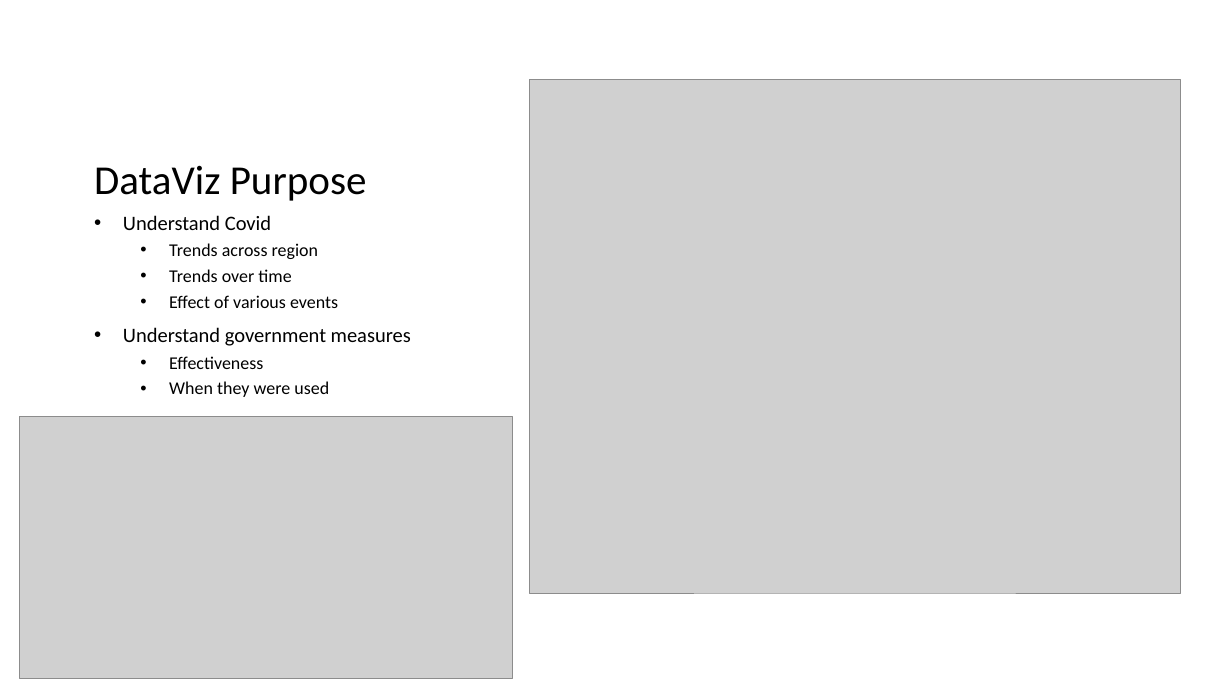
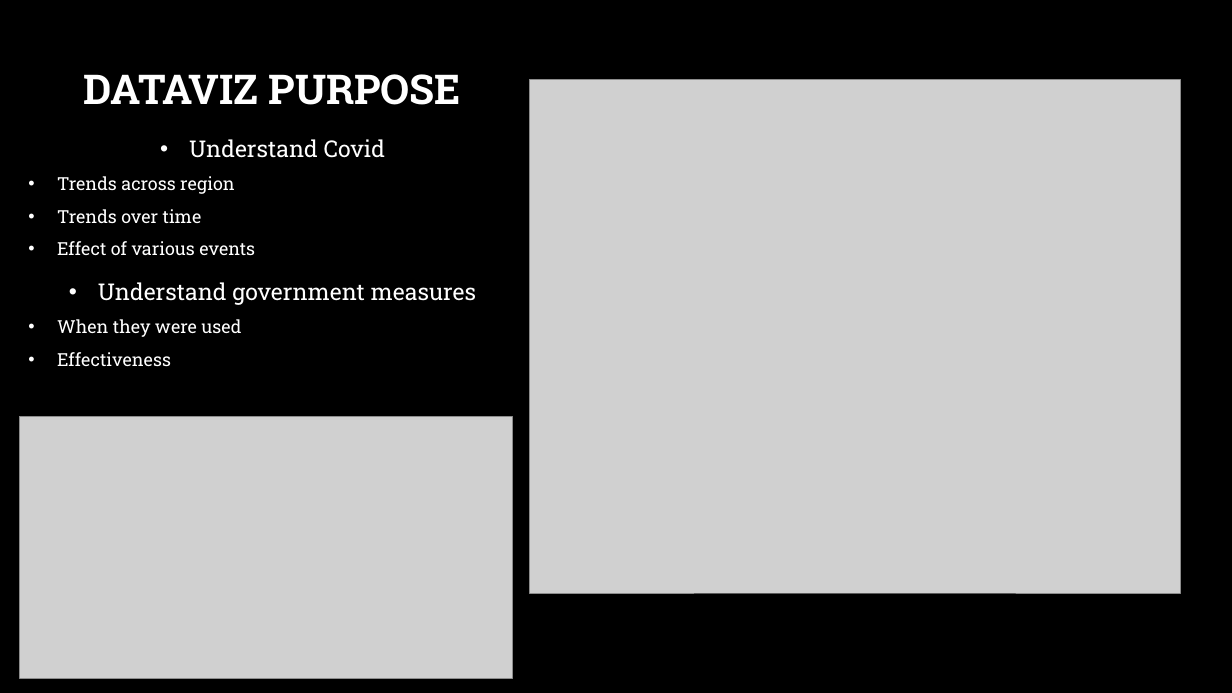
Before and after one commit to worde-byte/CSC324-repository, a slide deck: slide 2 of Presentation-Documentation/Final Presentation.pptx (slide 1 before the commit). Drawn at 1232x693 pixels with LibreOffice and Linux fonts; fonts in the diff are those of the drawing; grey boxes stand for pictures; background and template pictures are left out. Boxes give left, top, right and bottom in pixels: in the first picture for what was removed or moved away, otherwise in the second. Text is boxed around its words. In the diff, an @@ line names an element or a change of style, - is before the commit and + after.

```diff
--- a/Presentation-Documentation/Final Presentation.pptx
+++ b/Presentation-Documentation/Final Presentation.pptx
@@ background #FFFFFF to picture (left out) @@
@@ title at bbox=[84, 74, 461, 105]: text changed; font Calibri to Roboto Slab; text colour #000000 to #FFFFFF; bold on @@
-DataViz Purpose
+DATAVIZ PURPOSE
@@ text "Understand Covid": place and size @@
-text "Understand Covid" at bbox=[123, 215, 411, 397]
+text "Understand Covid" at bbox=[57, 139, 476, 366]
@@ text at bbox=[57, 139, 476, 366]: size 16 to 18 pt in "Understand Covid", "Understand government measures"; font Calibri to Roboto Slab, text colour #000000 to #FFFFFF in "Understand Covid", "Trends across region", "Trends over time", "Effect of various events" and 2 more places; alignment left to centre; line spacing 0.9 to 1.2 @@
@@ text at bbox=[57, 319, 241, 337]: paragraph added @@
+  • When they were used
@@ text at bbox=[169, 381, 329, 397]: paragraph removed @@
-  • When they were used
```
Also in this commit, not shown: 2 other slides changed, 1 slide added.
